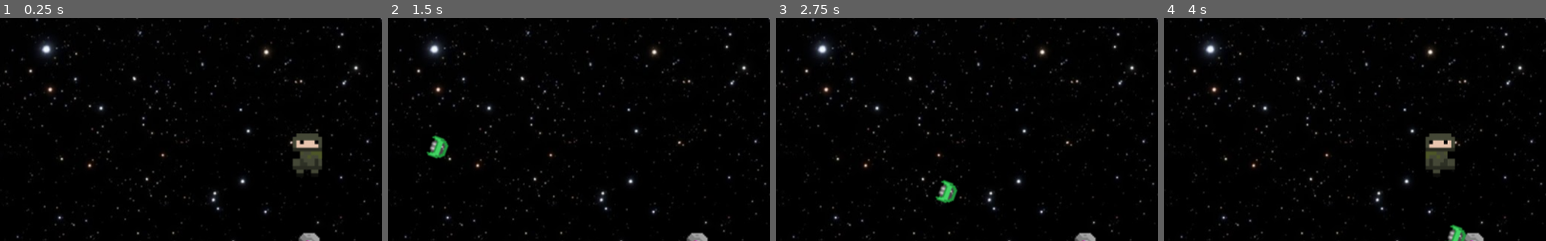
Above: before the commit, frames 1-4 (left to right).
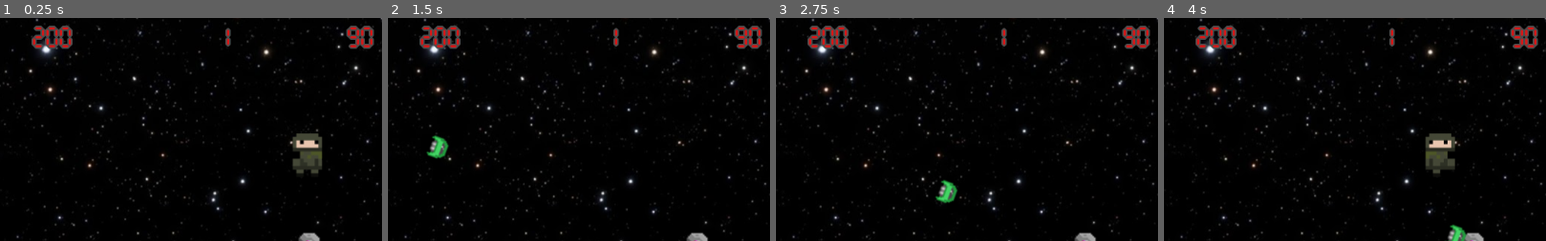
Above: after the commit, the same moments.

Repository: kdports/GodotWildJam
Game: Godot game, scene res://ShootingGame.tscn
Same seed, same stepped clock (60 frames per second), same inputs: the game is played once before the commit and once after it.
Inputs (mouse positions are % of the whole screen's width and height, from its top left):
- Up to frame 1 (0.25 s): no input
- Up to frame 2 (1.5 s): move the mouse to (72, 45) at 0.52 s; hold Right 0.53-1.28 s; hold Shift 0.53-1.28 s; click (72, 45) at 0.67 s; move the mouse to (30, 55) at 1.27 s; hold Down from 1.28 s (still down); tap Shift at 1.35 s
- Up to frame 3 (2.75 s): move the mouse to (60, 28) at 2.02 s; release Down at 2.03 s; hold Right from 2.03 s (still down); hold Shift from 2.03 s (still down)
- Up to frame 4 (4 s): move the mouse to (45, 70) at 2.77 s; release Right at 2.78 s; release Shift at 2.78 s; hold Up 2.78-3.53 s; tap Shift at 2.85 s; click (45, 70) at 2.92 s; move the mouse to (80, 65) at 3.52 s; hold Left from 3.53 s (still down); hold Shift from 3.53 s (still down)
The pictures show only the part of the screen within x 10-60%, y 2-52%; the shares and areas given below are measured in that part.

The runs differ from the first frame. In frame 1, 1.5% of the frame differs, in the area x 8-98%, y 3-15%; in frame 2, 1.5%; in frame 3, 1.5%; in frame 4, 1.5%.
Error in both runs: Invalid get index 'type' (on base: 'Area2D'). (res://enemy.gd:18)

Commit message:
HUD
HUD started - still need to update after events

Diff:
--- a/GlobalVariables.gd
+++ b/GlobalVariables.gd
@@ -7,6 +7,18 @@
 var hacking_lives = 3
 var difficulty = 0
 
+#Major gameplay stuff - affected by events and minigames
+var fuelStart = 200
+var scrapStart = 1
+var distStart = 90
+var fuel = fuelStart
+var scrap = scrapStart
+var dist = distStart
+
+#Event stuff - tracks what stage the player is in.
+#Counts up from 0 (the starting position) to 10 (Mars, the destination). Negative values represent a fail state/ game over
+var travelStart = 0
+
 # Called when the node enters the scene tree for the first time.
 func _ready():
 	pass # Replace with function body.
--- /dev/null
+++ b/HUD.gd
@@ -0,0 +1,27 @@
+extends MarginContainer
+
+
+# Declare member variables here. Examples:
+# var a = 2
+# var b = "text"
+var fuel
+var scrap
+var dist
+onready var Flabel = $TextureRect/Flabel
+onready var Slabel = $TextureRect/Slabel
+onready var Dlabel = $TextureRect/Dlabel
+# Called when the node enters the scene tree for the first time.
+func _ready():
+	fuel = GlobalVariables.fuel
+	scrap = GlobalVariables.scrap
+	dist = GlobalVariables.dist
+
+	Flabel.text = str(fuel)
+	Slabel.text = str(scrap)
+	Dlabel.text = str(dist)
+	pass # Replace with function body.
+
+
+# Called every frame. 'delta' is the elapsed time since the previous frame.
+#func _process(delta):
+#	pass
--- /dev/null
+++ b/HUD.tscn
@@ -0,0 +1,72 @@
+[gd_scene load_steps=5 format=2]
+
+[ext_resource path="res://Calculatrix7Regular-zEM1.ttf" type="DynamicFontData" id=1]
+[ext_resource path="res://HUD0000.png" type="Texture" id=2]
+[ext_resource path="res://HUD.gd" type="Script" id=3]
+
+[sub_resource type="DynamicFont" id=2]
+size = 24
+outline_size = 2
+outline_color = Color( 0.301961, 0.298039, 0.298039, 1 )
+font_data = ExtResource( 1 )
+
+[node name="HUD" type="MarginContainer"]
+light_mask = 7
+anchor_right = 1.0
+anchor_bottom = 1.0
+margin_right = -374.0
+margin_bottom = -541.0
+script = ExtResource( 3 )
+__meta__ = {
+"_edit_use_anchors_": false
+}
+
+[node name="TextureRect" type="NinePatchRect" parent="."]
+margin_right = 650.0
+margin_bottom = 59.0
+texture = ExtResource( 2 )
+
+[node name="Flabel" type="RichTextLabel" parent="TextureRect"]
+margin_left = 122.0
+margin_top = 14.0
+margin_right = 188.0
+margin_bottom = 51.0
+rect_clip_content = false
+custom_fonts/normal_font = SubResource( 2 )
+custom_colors/default_color = Color( 0.843137, 0.0941176, 0.0941176, 1 )
+tab_size = 5
+text = "5"
+fit_content_height = true
+__meta__ = {
+"_edit_use_anchors_": false
+}
+
+[node name="Slabel" type="RichTextLabel" parent="TextureRect"]
+margin_left = 370.0
+margin_top = 14.0
+margin_right = 436.0
+margin_bottom = 51.0
+rect_clip_content = false
+custom_fonts/normal_font = SubResource( 2 )
+custom_colors/default_color = Color( 0.843137, 0.0941176, 0.0941176, 1 )
+tab_size = 5
+text = "5"
+fit_content_height = true
+__meta__ = {
+"_edit_use_anchors_": false
+}
+
+[node name="Dlabel" type="RichTextLabel" parent="TextureRect"]
+margin_left = 544.0
+margin_top = 14.0
+margin_right = 610.0
+margin_bottom = 50.0
+rect_clip_content = false
+custom_fonts/normal_font = SubResource( 2 )
+custom_colors/default_color = Color( 0.843137, 0.0941176, 0.0941176, 1 )
+tab_size = 5
+text = "5"
+fit_content_height = true
+__meta__ = {
+"_edit_use_anchors_": false
+}
--- a/ShootingGame.tscn
+++ b/ShootingGame.tscn
@@ -1,10 +1,11 @@
-[gd_scene load_steps=17 format=2]
+[gd_scene load_steps=18 format=2]
 
 [ext_resource path="res://stars.jpg" type="Texture" id=1]
 [ext_resource path="res://fuel.png" type="Texture" id=2]
 [ext_resource path="res://Commando.png" type="Texture" id=3]
 [ext_resource path="res://player.gd" type="Script" id=4]
 [ext_resource path="res://ShootingGame.gd" type="Script" id=5]
+[ext_resource path="res://HUD.tscn" type="PackedScene" id=6]
 
 [sub_resource type="AtlasTexture" id=1]
 flags = 4
@@ -71,6 +72,7 @@
 
 [node name="Sprite" type="Sprite" parent="."]
 position = Vector2( 482.659, 295.207 )
+z_index = -5
 texture = ExtResource( 1 )
 __meta__ = {
 "_edit_lock_": true
@@ -102,4 +104,6 @@
 
 [node name="Bullets" type="Node2D" parent="."]
 
+[node name="HUD" parent="." instance=ExtResource( 6 )]
+
 [connection signal="area_entered" from="Fuel" to="." method="_on_Fuel_area_entered"]
Binary file added: Calculatrix7Regular-zEM1.ttf
Binary file added: HUD0000.png
Not shown, added: HUD0000.png.import
Binary file added: PlanetApproach.png
Not shown, added: PlanetApproach.png.import
